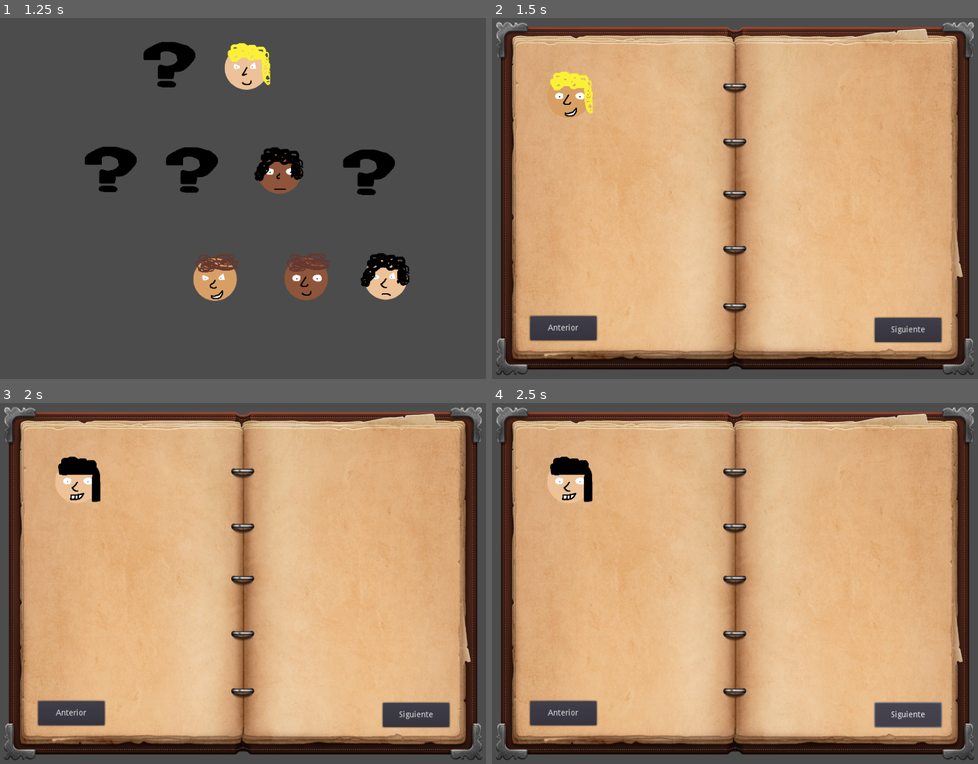
Above: before the commit, frames 1-4 (two rows, left to right).
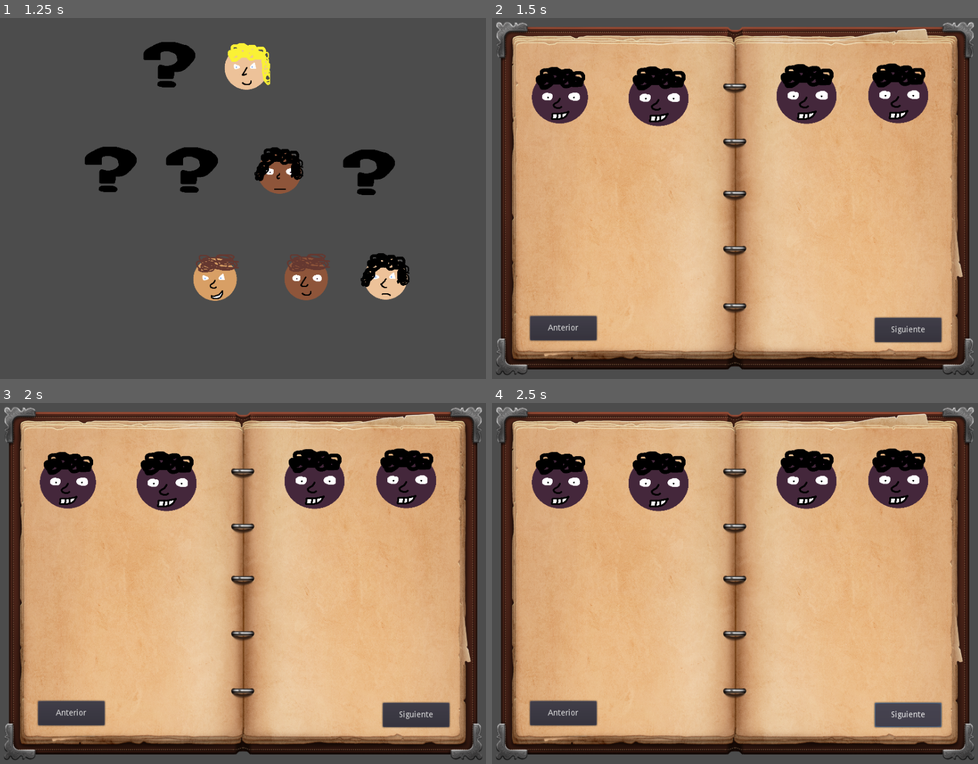
Above: after the commit, the same moments.

Repository: jnrdrgz/ggj-2023
Game: Godot game, scene res://MainScene.tscn
Two runs of this game, one before a commit and one after it. Both use one fixed random seed, a clock stepped at 60 frames per second and the inputs below.
Inputs (mouse positions are in pixels of both pictures, inside the frame that each line leads up to):
- Up to frame 1 (1.25 s): tap Enter (ui_accept) at 0.5, 0.6, 0.77, 1.07 s; move the mouse to (354, 180) at 0.52 s; click (354, 180) at 0.67 s
- Up to frame 2 (1.5 s): move the mouse to (637, 216) at 1.27 s; tap S (show_book) at 1.35 s; click (637, 216) at 1.42 s
- Up to frame 3 (2 s): tap Enter (ui_accept) at 1.52, 1.55, 1.82 s
- Up to frame 4 (2.5 s): click "Siguiente" at 2 s

Frame 1 is identical in both runs. In frame 2, 6.6% of the frame differs, in the area x 8-90%, y 12-30%; in frame 3, 6.4%; in frame 4, 6.4%.

Commit message:
faces with data

Diff:
--- a/BookOfFaces.tscn
+++ b/BookOfFaces.tscn
@@ -1,7 +1,7 @@
 [gd_scene load_steps=3 format=2]
 
 [ext_resource path="res://assets/book.png" type="Texture" id=1]
-[ext_resource path="res://RandomFace.tscn" type="PackedScene" id=2]
+[ext_resource path="res://Face.tscn" type="PackedScene" id=2]
 
 [node name="BookOfFaces" type="Node2D"]
 
@@ -9,10 +9,6 @@
 position = Vector2( 423, 313.5 )
 scale = Vector2( 0.558526, 0.640351 )
 texture = ExtResource( 1 )
-
-[node name="RandomFace" parent="." instance=ExtResource( 2 )]
-position = Vector2( 102, 97 )
-scale = Vector2( 0.33, 0.33 )
 
 [node name="Siguiente" type="Button" parent="."]
 margin_left = 672.0
@@ -27,3 +23,19 @@
 margin_right = 193.0
 margin_bottom = 559.0
 text = "Anterior"
+
+[node name="Face" parent="." instance=ExtResource( 2 )]
+position = Vector2( 240, 88 )
+scale = Vector2( 0.455613, 0.423667 )
+
+[node name="Face3" parent="." instance=ExtResource( 2 )]
+position = Vector2( 495, 84 )
+scale = Vector2( 0.455613, 0.423667 )
+
+[node name="Face4" parent="." instance=ExtResource( 2 )]
+position = Vector2( 653, 83 )
+scale = Vector2( 0.455613, 0.423667 )
+
+[node name="Face2" parent="." instance=ExtResource( 2 )]
+position = Vector2( 74, 89 )
+scale = Vector2( 0.425358, 0.401018 )
--- /dev/null
+++ b/Face.gd
@@ -0,0 +1,39 @@
+extends Node2D
+
+var genero = "hombre"
+var nacionalidad = "argentina"
+var profesion = "-"
+
+func _ready():
+	$Data/DataLabel.text = "Género: %s\n\nNacionalidad: %s\n\n Profesión: %s\n\n" % [genero, nacionalidad,profesion]
+
+func set_genero(gen):
+	genero = gen
+
+func set_cara(cara):
+	$Cara.texture = load("res://assets/%s/cara/cara%s.png" % [genero, cara])
+
+func set_boca(boca):
+	$Cara.texture = load("res://assets/%s/boca/boca%s.png" % [genero, boca])
+
+func set_nariz(nariz):
+	$Nariz.texture = load("res://assets/%s/nariz/nariz%s.png" % [genero, nariz])
+
+func set_ojos(ojos):
+	$Ojos.texture = load("res://assets/%s/ojos/ojos%s.png" % [genero, ojos])
+
+func set_pelo(pelo):
+	$Pelo.texture = load("res://assets/%s/pelo/pelo%s.png" % [genero, pelo])
+
+func _input(event):
+	if event is InputEventMouseButton and event.button_index == BUTTON_LEFT and event.pressed:
+		print("test clicked")
+	elif event is InputEventScreenTouch and event.pressed:
+		print("test pressed")
+		get_tree().set_input_as_handled()
+
+func _on_TextureRect_mouse_entered():
+	$Data.visible = true
+
+func _on_TextureRect_mouse_exited():
+	$Data.visible = false
--- /dev/null
+++ b/Face.tscn
@@ -0,0 +1,66 @@
+[gd_scene load_steps=8 format=2]
+
+[ext_resource path="res://assets/hombre/boca/boca1.png" type="Texture" id=1]
+[ext_resource path="res://assets/hombre/nariz/nariz1.png" type="Texture" id=2]
+[ext_resource path="res://assets/hombre/ojos/ojos1.png" type="Texture" id=3]
+[ext_resource path="res://assets/hombre/pelo/pelo2.png" type="Texture" id=4]
+[ext_resource path="res://assets/hombre/cara/cara1.png" type="Texture" id=5]
+[ext_resource path="res://Face.gd" type="Script" id=6]
+[ext_resource path="res://fsemeric_100.tres" type="DynamicFont" id=7]
+
+[node name="Face" type="Node2D"]
+script = ExtResource( 6 )
+
+[node name="Cara" type="Sprite" parent="."]
+position = Vector2( 128, 128 )
+texture = ExtResource( 5 )
+
+[node name="Boca" type="Sprite" parent="."]
+position = Vector2( 128, 128 )
+texture = ExtResource( 1 )
+
+[node name="Nariz" type="Sprite" parent="."]
+position = Vector2( 128, 128 )
+texture = ExtResource( 2 )
+
+[node name="Ojos" type="Sprite" parent="."]
+position = Vector2( 128, 128 )
+texture = ExtResource( 3 )
+
+[node name="Pelo" type="Sprite" parent="."]
+position = Vector2( 128, 128 )
+texture = ExtResource( 4 )
+
+[node name="Data" type="Control" parent="."]
+visible = false
+margin_right = 40.0
+margin_bottom = 40.0
+
+[node name="DataTRect" type="ColorRect" parent="Data"]
+self_modulate = Color( 0, 0, 0, 0.670588 )
+margin_left = 134.0
+margin_top = -63.0
+margin_right = 364.0
+margin_bottom = 146.0
+
+[node name="DataLabel" type="Label" parent="Data"]
+margin_left = 117.0
+margin_top = -58.0
+margin_right = 1215.0
+margin_bottom = 149.0
+rect_scale = Vector2( 0.244117, 0.261862 )
+custom_fonts/font = ExtResource( 7 )
+text = "PRUEBA"
+align = 1
+autowrap = true
+uppercase = true
+
+[node name="TextureRect" type="TextureRect" parent="."]
+margin_left = 20.0
+margin_top = 15.0
+margin_right = 271.0
+margin_bottom = 261.0
+rect_scale = Vector2( 0.923742, 0.840814 )
+
+[connection signal="mouse_entered" from="TextureRect" to="." method="_on_TextureRect_mouse_entered"]
+[connection signal="mouse_exited" from="TextureRect" to="." method="_on_TextureRect_mouse_exited"]
--- /dev/null
+++ b/FamilyTree.gd
@@ -0,0 +1,10 @@
+extends Node2D
+
+var rng
+
+func get_random_face():
+	var rand_boca = rng.randi_range(1,5)
+	var rand_cara = rng.randi_range(1,5)
+	var rand_nariz = rng.randi_range(1,5)
+	var rand_ojos = rng.randi_range(1,5)
+	var rand_pelo = rng.randi_range(1,5)
--- /dev/null
+++ b/FamilyTree.tscn
@@ -0,0 +1,27 @@
+[gd_scene load_steps=2 format=2]
+
+[ext_resource path="res://FamilyTree.gd" type="Script" id=1]
+
+[node name="FamilyTree" type="Node2D"]
+script = ExtResource( 1 )
+
+[node name="FamilyGen1" type="Node2D" parent="."]
+position = Vector2( 0, 30 )
+
+[node name="FamilyGen2" type="Node2D" parent="."]
+position = Vector2( 0, 110 )
+
+[node name="FamilyGen3" type="Node2D" parent="."]
+position = Vector2( 0, 190 )
+
+[node name="FamilyGen4" type="Node2D" parent="."]
+position = Vector2( 0, 270 )
+
+[node name="FamilyGen5" type="Node2D" parent="."]
+position = Vector2( 0, 350 )
+
+[node name="FamilyGen6" type="Node2D" parent="."]
+position = Vector2( 0, 430 )
+
+[node name="FamilyGen7" type="Node2D" parent="."]
+position = Vector2( 0, 510 )
--- /dev/null
+++ b/fsemeric_100.tres
@@ -0,0 +1,7 @@
+[gd_resource type="DynamicFont" load_steps=2 format=2]
+
+[ext_resource path="res://assets/fonts/FSEmeric-SemiBold.otf" type="DynamicFontData" id=1]
+
+[resource]
+size = 100
+font_data = ExtResource( 1 )
Binary file added: assets/fonts/FSEmeric-SemiBold.otf
